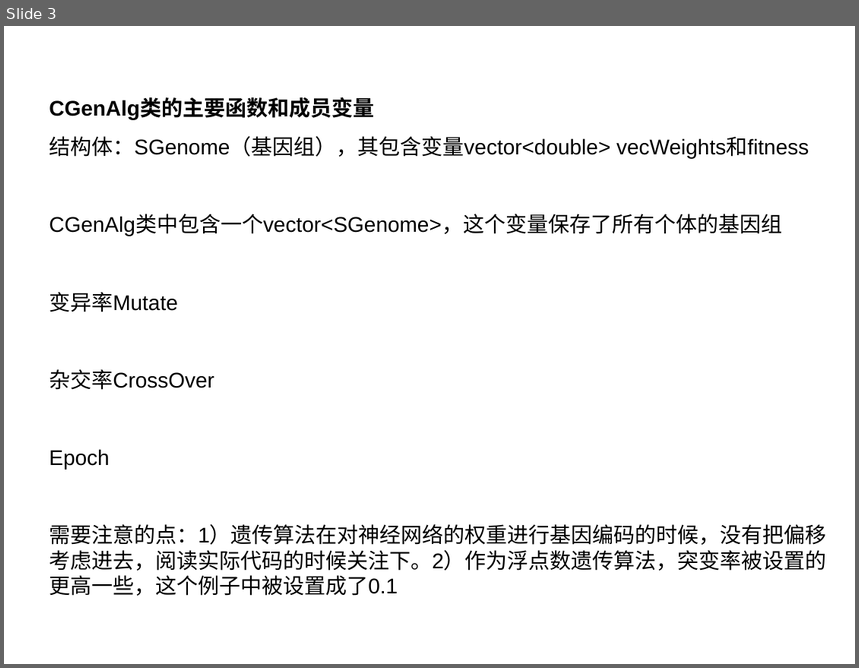
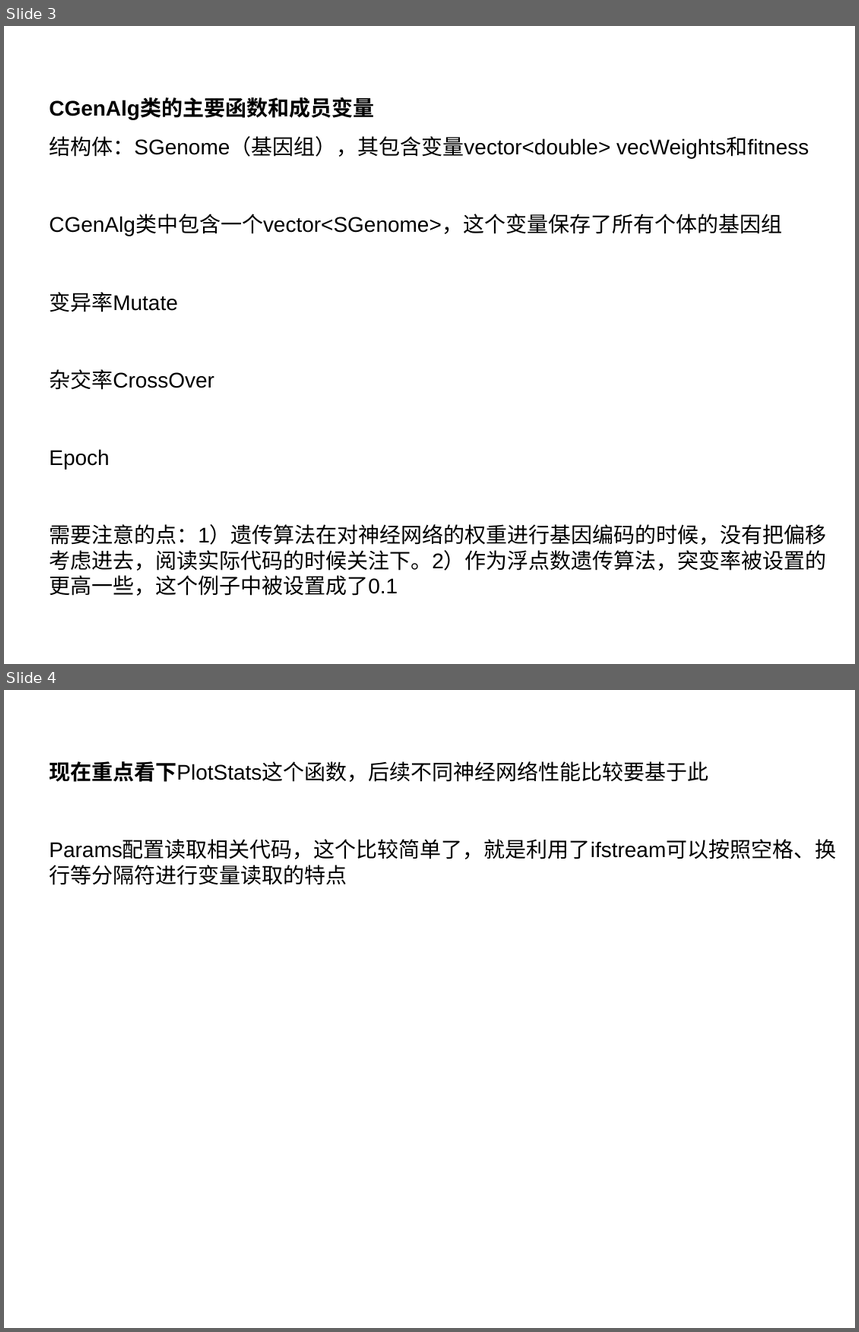
Before and after one commit to msjobzhou/AINotes, a slide deck: AISweeperStructureDiagram.ppt. Shown one above the other, each under a label of ours: slide 3 before the commit, slides 3 and 4 after it. The pictures are 859x668 and 859x1332 pixels, drawn with LibreOffice and Linux fonts; fonts in the diff are those of the drawing. Boxes give left, top, right and bottom in pixels: in the first picture for what was removed or moved away, otherwise in the second. Text is boxed around its words. In the diff, an @@ line names an element or a change of style, - is before the commit and + after.

```diff
--- a/AISweeperStructureDiagram.ppt
+++ b/AISweeperStructureDiagram.ppt
@@ slide 4 added at box(4, 690, 855, 1328), background #FFFFFF @@
@@ text added at box(49, 761, 836, 885), 18 pt, text #000000 @@
+现在重点看下PlotStats这个函数，后续不同神经网络性能比较要基于此
+Params配置读取相关代码，这个比较简单了，就是利用了ifstream可以按照空格、换行等分隔符进行变量读取的特点
```
